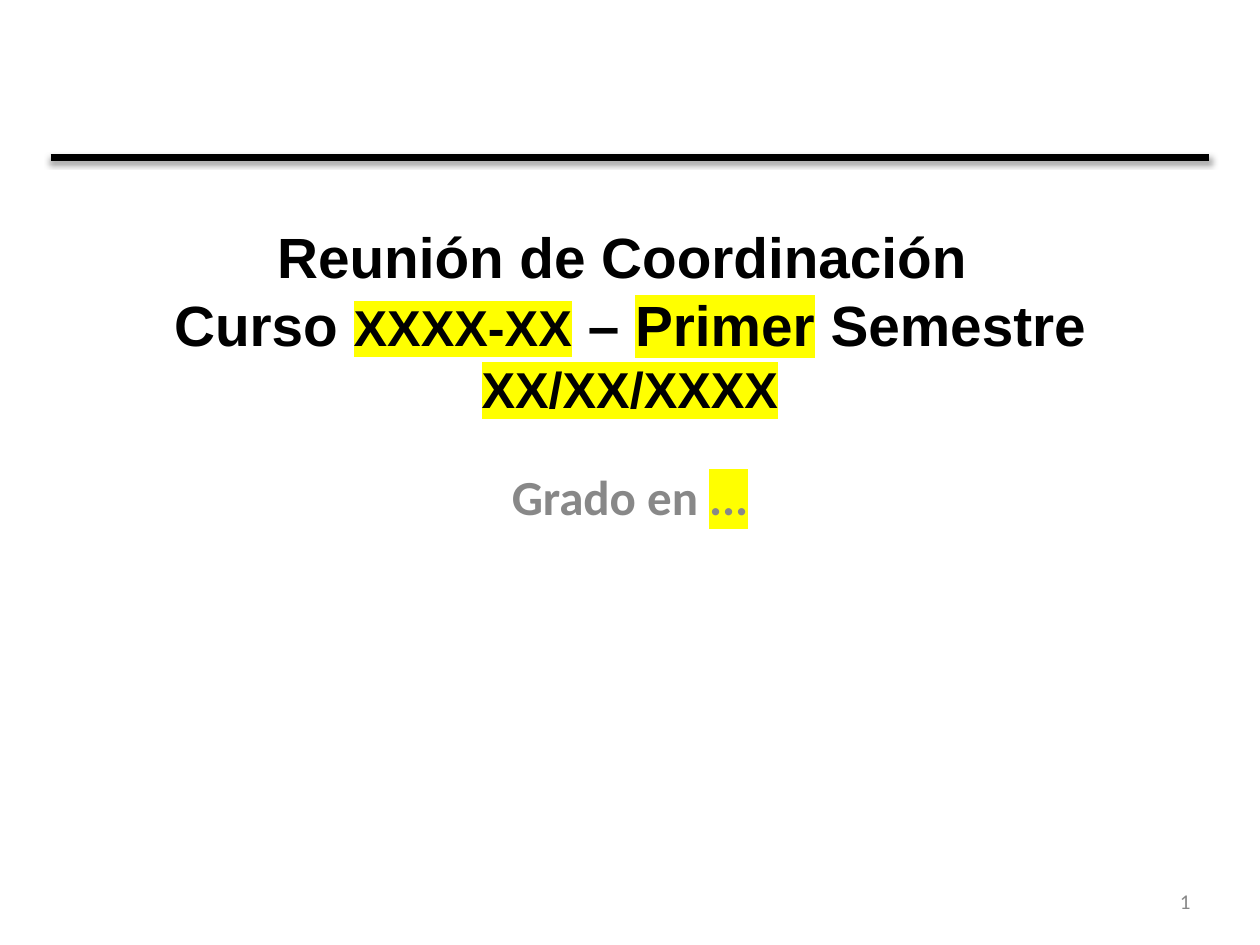
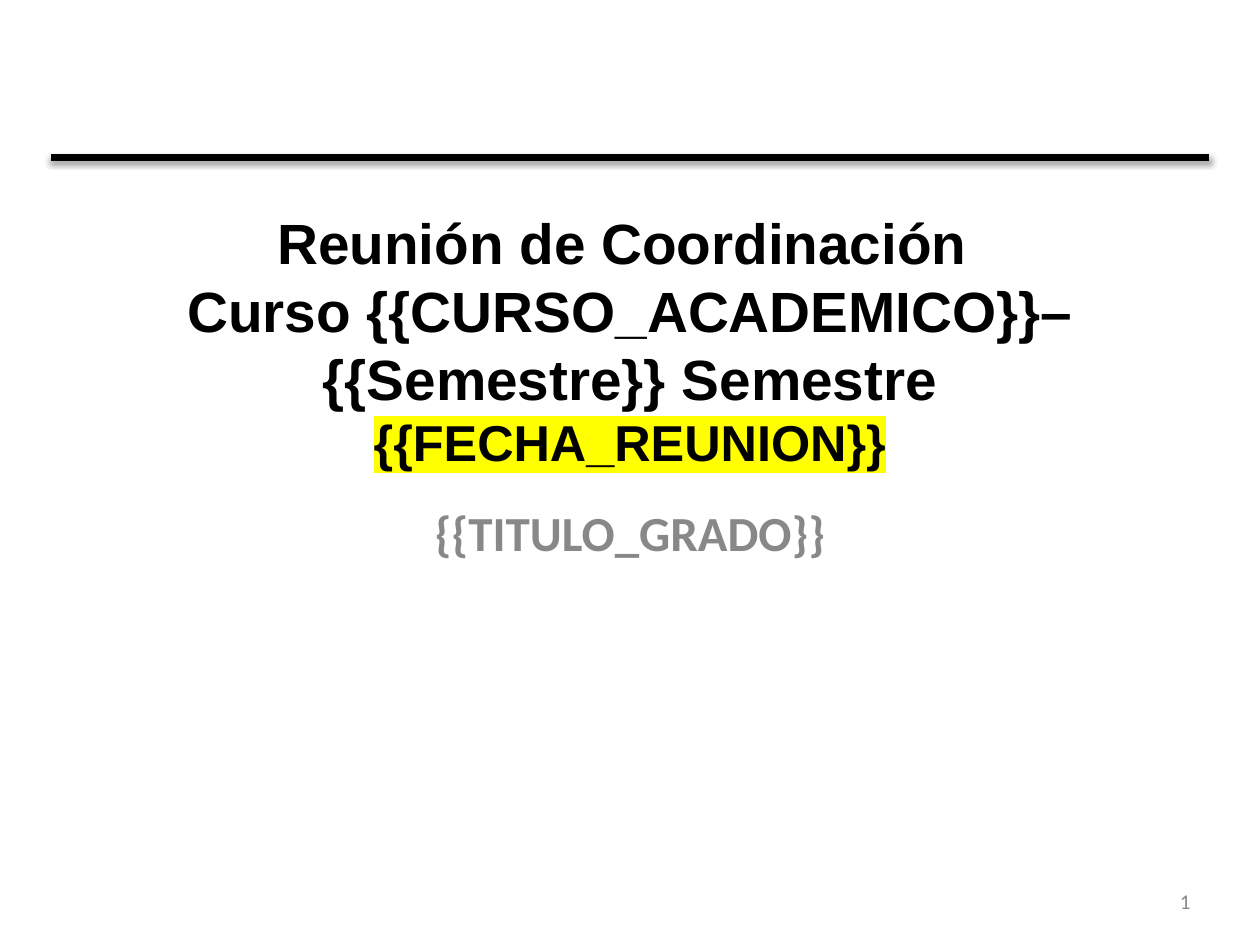
Before and after one commit to rollervan/partes, a slide deck: slide 1 of assets/Plantilla_ReunionesCoordinacionFinCuatrimestre.pptx. Drawn at 1260x945 pixels with LibreOffice and Linux fonts; fonts in the diff are those of the drawing; background and template pictures are left out. Boxes give left, top, right and bottom in pixels: in the first picture for what was removed or moved away, otherwise in the second. Text is boxed around its words. In the diff, an @@ line names an element or a change of style, - is before the commit and + after.

```diff
--- a/assets/Plantilla_ReunionesCoordinacionFinCuatrimestre.pptx
+++ b/assets/Plantilla_ReunionesCoordinacionFinCuatrimestre.pptx
@@ title at (187,222,1072,471): text changed @@
-Reunión de Coordinación
-Curso XXXX-XX – Primer Semestre
-XX/XX/XXXX
+Reunión de Coordinación
+Curso {{CURSO_ACADEMICO}}–{{Semestre}} Semestre
+{{FECHA_REUNION}}
@@ text at (435,515,825,558): text changed @@
-Grado en ...
+{{TITULO_GRADO}}
```
Also in this commit, not shown: 4 other slides changed.
